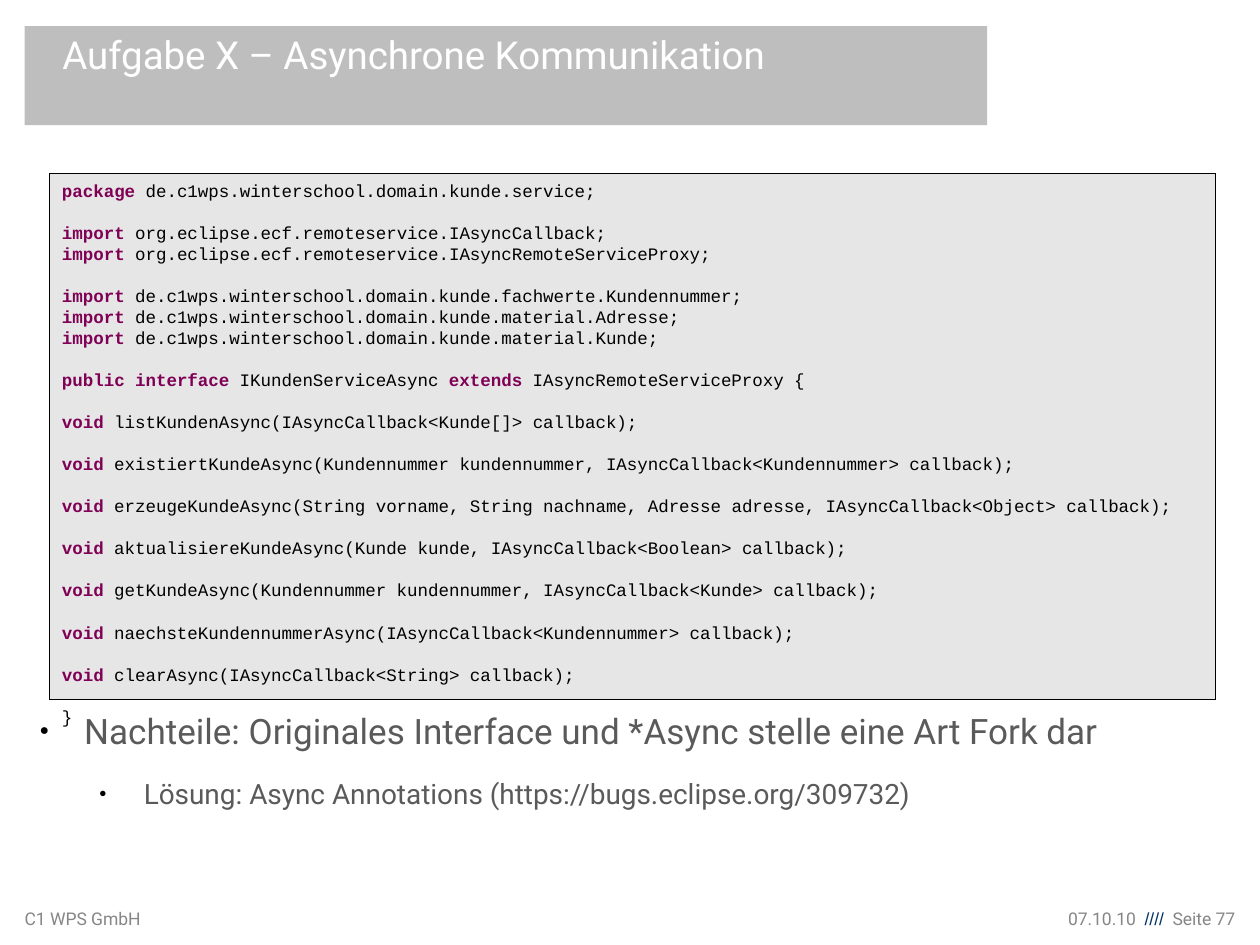
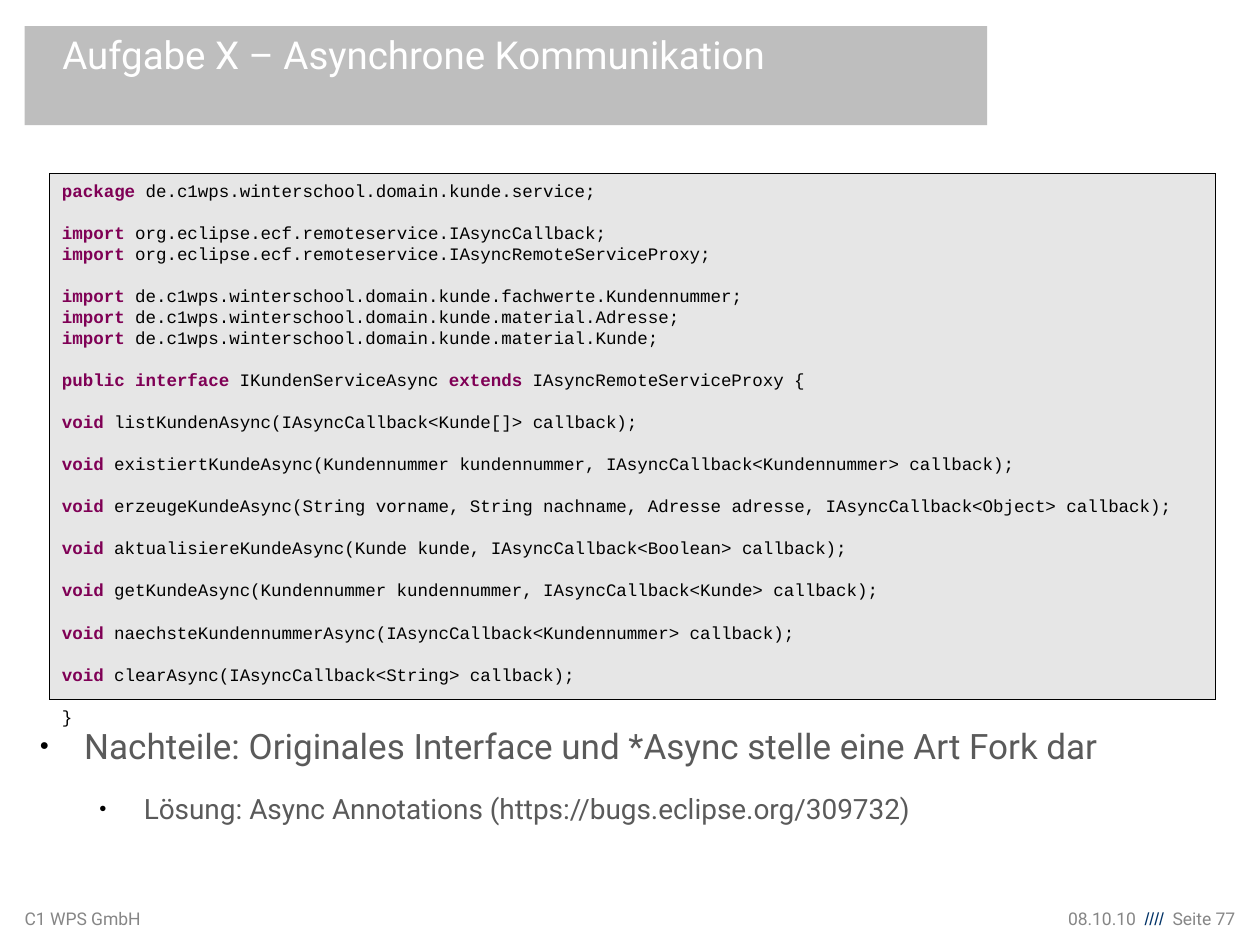
Before and after one commit to lemmy/org.eclipse.ecf.winterschool, a slide deck: slide 77 of org.eclipse.ecf.winterschool/EclipseCommunicationFramework.odp. Drawn at 1260x945 pixels with LibreOffice and Linux fonts; fonts in the diff are those of the drawing; background and template pictures are left out. Boxes give left, top, right and bottom in pixels: in the first picture for what was removed or moved away, otherwise in the second. Text is boxed around its words. In the diff, an @@ line names an element or a change of style, - is before the commit and + after.

```diff
--- a/org.eclipse.ecf.winterschool/EclipseCommunicationFramework.odp
+++ b/org.eclipse.ecf.winterschool/EclipseCommunicationFramework.odp
@@ text "Nachteile: Originales Interface und *Async ...": place and size @@
-text "Nachteile: Originales Interface und *Async ..." at (84, 717, 1097, 810)
+text "Nachteile: Originales Interface und *Async ..." at (84, 732, 1097, 825)
@@ text at (1068, 912, 1236, 925): text changed @@
-07.10.10 //// Seite 77
+08.10.10 //// Seite 77
```
Also in this commit, not shown: 5 other slides changed, 1 slide added, 1 other file.
